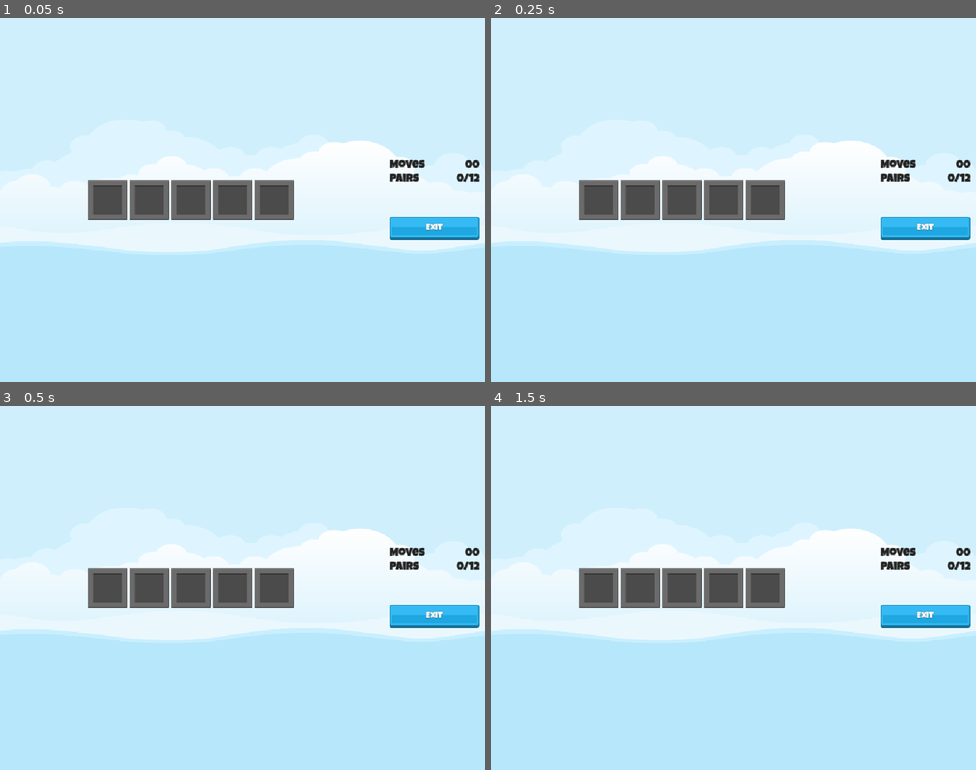
Above: before the commit, frames 1-4 (two rows, left to right).
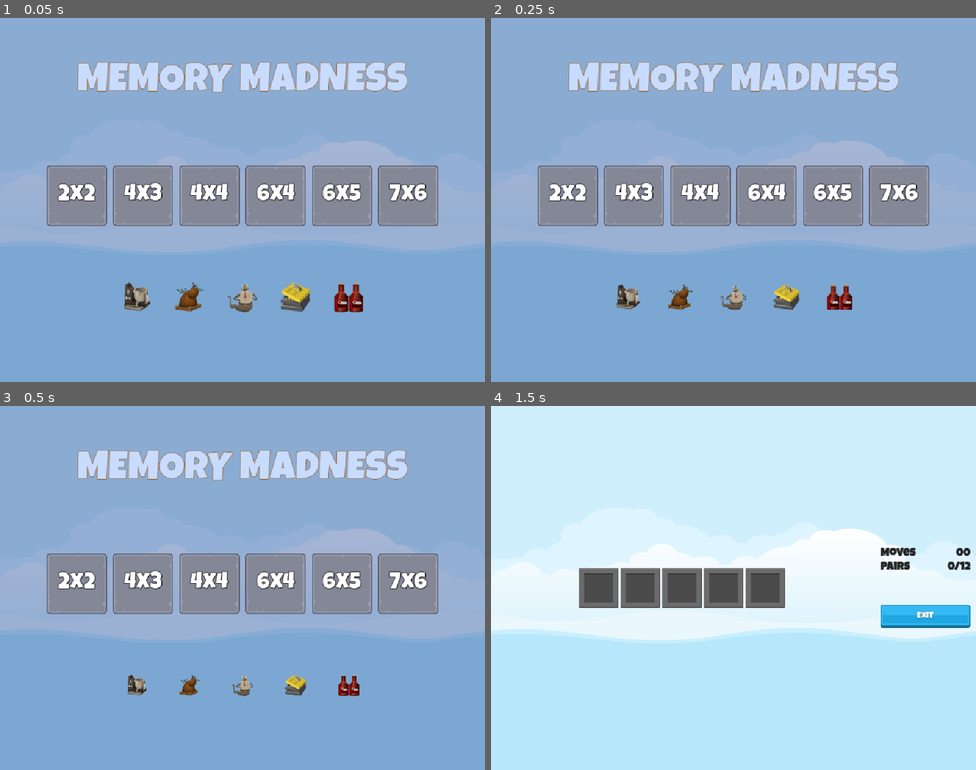
Above: after the commit, the same moments.

Repository: Sanaubia/MemoryMadness
Game: Godot game, scene res://Scenes/Master/Master.tscn
Same seed, same stepped clock (60 frames per second), same inputs: the game is played once before the commit and once after it.
Inputs (mouse positions are in pixels of both pictures, inside the frame that each line leads up to):
- Up to frame 1 (0.05 s): no input
- Up to frame 2 (0.25 s): no input
- Up to frame 3 (0.5 s): no input
- Up to frame 4 (1.5 s): click (568, 584) at 0.5 s, where only the run after the commit has a clickable "2x2"; tap Enter at 1.25 s

The runs differ from the first frame. In frame 1, 96% of the frame differs, in the area x 0-100%, y 0-100%; in frame 2, 96%; in frame 3, 96%; in frame 4, nothing differs.

Commit message:
Navigation sounds

Diff:
--- a/Globals/SignalHub.gd
+++ b/Globals/SignalHub.gd
@@ -1,11 +1,10 @@
-extends Node2D
+extends Node
 
+signal on_level_selected(level_num: int)
+signal on_game_exit_pressed
 
-# Called when the node enters the scene tree for the first time.
-func _ready() -> void:
-	pass # Replace with function body.
+func emit_on_level_selected(level_num: int) -> void:
+	on_level_selected.emit(level_num)
 
-
-# Called every frame. 'delta' is the elapsed time since the previous frame.
-func _process(delta: float) -> void:
-	pass
+func emit_on_game_exit_pressed() -> void:
+	on_game_exit_pressed.emit()
--- a/Globals/SoundManager.gd
+++ b/Globals/SoundManager.gd
@@ -1,11 +1,36 @@
 extends Node
 
 
-# Called when the node enters the scene tree for the first time.
-func _ready() -> void:
-	pass # Replace with function body.
+const SOUND_MAIN_MENU: String = "main"
+const SOUND_IN_GAME: String = "ingame"
+const SOUND_SUCCESS: String = "success"
+const SOUND_GAME_OVER: String = "gameover"
+const SOUND_SELECT_TILE: String = "tile"
+const SOUND_SELECT_BUTTON: String = "button"
 
 
-# Called every frame. 'delta' is the elapsed time since the previous frame.
-func _process(delta: float) -> void:
-	pass
+const SOUNDS: Dictionary[String, AudioStream] = {
+	SOUND_MAIN_MENU: preload("res://assets/sounds/bgm_action_3.mp3"),
+	SOUND_IN_GAME: preload("res://assets/sounds/bgm_action_4.mp3"),
+	SOUND_SUCCESS: preload("res://assets/sounds/sfx_sounds_fanfare3.wav"),
+	SOUND_GAME_OVER: preload("res://assets/sounds/sfx_sounds_powerup12.wav"),
+	SOUND_SELECT_TILE: preload("res://assets/sounds/sfx_sounds_impact1.wav"),
+	SOUND_SELECT_BUTTON: preload("res://assets/sounds/sfx_sounds_impact7.wav")
+}
+
+
+func play_sound(player: AudioStreamPlayer, key: String) -> void:
+	if SOUNDS.has(key) == false:
+		return
+
+	player.stop()
+	player.stream = SOUNDS[key]
+	player.play()
+
+
+func play_button_click(player: AudioStreamPlayer) -> void:
+	play_sound(player, SOUND_SELECT_BUTTON)
+
+
+func play_tile_click(player: AudioStreamPlayer) -> void:
+	play_sound(player, SOUND_SELECT_TILE)
--- /dev/null
+++ b/Scenes/Game/Game.gd
@@ -0,0 +1,15 @@
+extends Control
+
+
+# Called when the node enters the scene tree for the first time.
+func _ready() -> void:
+	pass # Replace with function body.
+
+
+# Called every frame. 'delta' is the elapsed time since the previous frame.
+func _process(delta: float) -> void:
+	pass
+
+
+func _on_exit_button_pressed() -> void:
+	SignalHub.emit_on_game_exit_pressed()
--- a/Scenes/Game/Game.tscn
+++ b/Scenes/Game/Game.tscn
@@ -1,5 +1,6 @@
-[gd_scene load_steps=6 format=3 uid="uid://ca8bu7gsyepo7"]
+[gd_scene load_steps=7 format=3 uid="uid://ca8bu7gsyepo7"]
 
+[ext_resource type="Script" uid="uid://drx4p0t40ot8v" path="res://Scenes/Game/Game.gd" id="1_3k6gv"]
 [ext_resource type="Texture2D" uid="uid://bruq5mgs8ebgq" path="res://assets/frames/hidden_frame_blank.png" id="1_gwu2e"]
 [ext_resource type="Texture2D" uid="uid://dj4o70iqsvt60" path="res://assets/ui/blue_button00.png" id="2_xbxml"]
 [ext_resource type="LabelSettings" uid="uid://dhhouwadecnak" path="res://Resources/DarkLable_24.tres" id="2_y3kpf"]
@@ -13,6 +14,7 @@
 anchor_bottom = 1.0
 grow_horizontal = 2
 grow_vertical = 2
+script = ExtResource("1_3k6gv")
 
 [node name="HBoxContainer" type="HBoxContainer" parent="."]
 layout_mode = 1
@@ -109,3 +111,5 @@
 label_settings = ExtResource("3_y3kpf")
 horizontal_alignment = 1
 vertical_alignment = 1
+
+[connection signal="pressed" from="HBoxContainer/MarginContainer/VBoxContainer/ExitButton" to="." method="_on_exit_button_pressed"]
--- a/Scenes/LevelButton/LevelButton.gd
+++ b/Scenes/LevelButton/LevelButton.gd
@@ -10,8 +10,5 @@
 	else:
 		label.text = "%dx%d" % [ls.get_cols(), ls.get_rows()]
 
-
-
-
 func _on_pressed() -> void:
-	pass # Replace with function body.
+	SignalHub.emit_on_level_selected(level_number)
--- /dev/null
+++ b/Scenes/Master/Master.gd
@@ -0,0 +1,25 @@
+extends Control
+
+@onready var music: AudioStreamPlayer = $Music
+@onready var main: Control = $Main
+@onready var game: Control = $Game
+
+# Called when the node enters the scene tree for the first time.
+func _ready() -> void:
+	on_game_exit_pressed()
+
+func _enter_tree() -> void:
+	SignalHub.on_level_selected.connect(on_level_selected)
+	SignalHub.on_game_exit_pressed.connect(on_game_exit_pressed)
+
+func show_game(s: bool) -> void:
+	game.visible = s
+	main.visible = !s
+
+func on_level_selected(level_num: int) -> void:
+	SoundManager.play_sound(music, SoundManager.SOUND_IN_GAME)
+	show_game(true)
+
+func on_game_exit_pressed() -> void:
+	SoundManager.play_sound(music, SoundManager.SOUND_MAIN_MENU)
+	show_game(false)
--- a/Scenes/Master/Master.tscn
+++ b/Scenes/Master/Master.tscn
@@ -1,5 +1,6 @@
-[gd_scene load_steps=4 format=3 uid="uid://dy6b82uw10u3b"]
+[gd_scene load_steps=5 format=3 uid="uid://dy6b82uw10u3b"]
 
+[ext_resource type="Script" uid="uid://s7u62xl1v5w2" path="res://Scenes/Master/Master.gd" id="1_1t0lv"]
 [ext_resource type="Texture2D" uid="uid://uyh1vd8bbksq" path="res://assets/images/backgroundEmpty.png" id="1_h6g34"]
 [ext_resource type="PackedScene" uid="uid://dwxrys4ct1nbi" path="res://Scenes/Main/Main.tscn" id="2_o4rt4"]
 [ext_resource type="PackedScene" uid="uid://ca8bu7gsyepo7" path="res://Scenes/Game/Game.tscn" id="3_7tgqy"]
@@ -11,6 +12,7 @@
 anchor_bottom = 1.0
 grow_horizontal = 2
 grow_vertical = 2
+script = ExtResource("1_1t0lv")
 
 [node name="TextureRect" type="TextureRect" parent="."]
 layout_mode = 1
Not shown, added: Scenes/Game/Game.gd.uid
Not shown, added: Scenes/Master/Master.gd.uid
Not shown: 1 places in Scenes/Master/Master.tscn that only renumber resources
